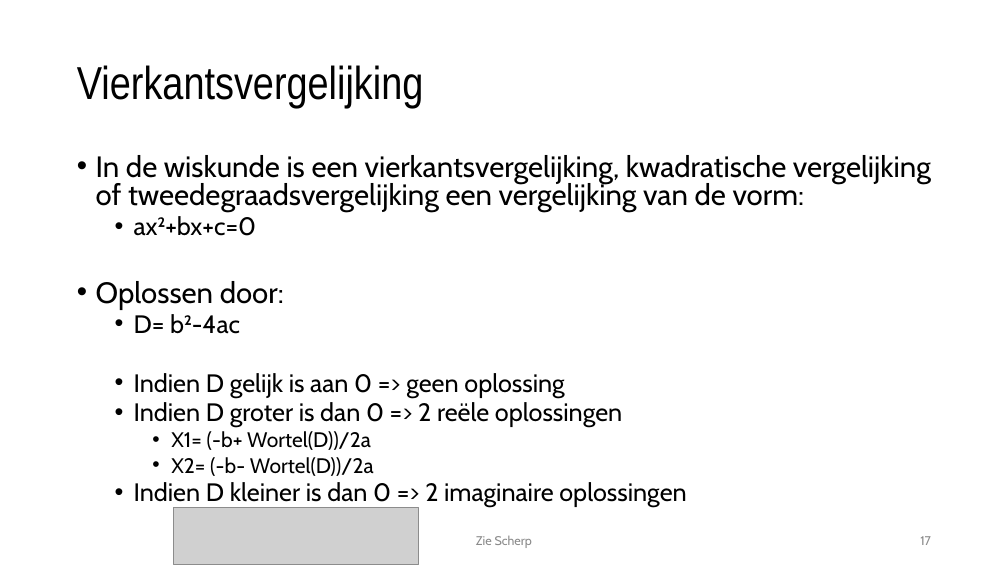
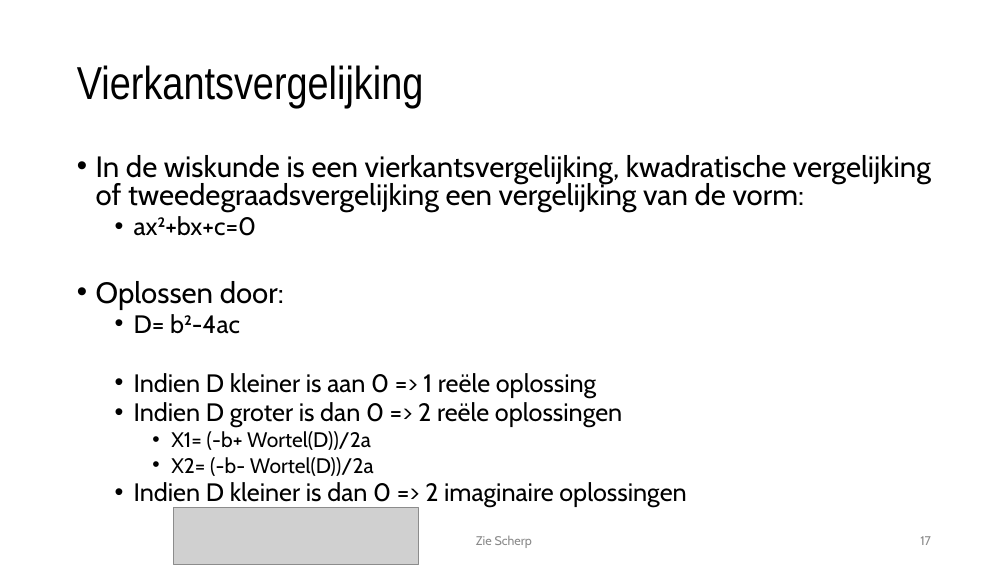
Before and after one commit to timdams/csharpbook, a slide deck: slide 17 of _SLIDES/2020_DEEL1/H4- Werken met data/H4_Debuggen.pptx. Drawn at 1008x567 pixels with LibreOffice and Linux fonts; fonts in the diff are those of the drawing; grey boxes stand for pictures; background and template pictures are left out. Boxes give left, top, right and bottom in pixels: in the first picture for what was removed or moved away, otherwise in the second. Text is boxed around its words. In the diff, an @@ line names an element or a change of style, - is before the commit and + after.

```diff
--- a/_SLIDES/2020_DEEL1/H4- Werken met data/H4_Debuggen.pptx
+++ b/_SLIDES/2020_DEEL1/H4- Werken met data/H4_Debuggen.pptx
@@ text at (134,373,596,398): text changed @@
-  • Indien D gelijk is aan 0 => geen oplossing
+  • Indien D kleiner is aan 0 => 1 reële oplossing
```
Also in this commit, not shown: 3 other files.
